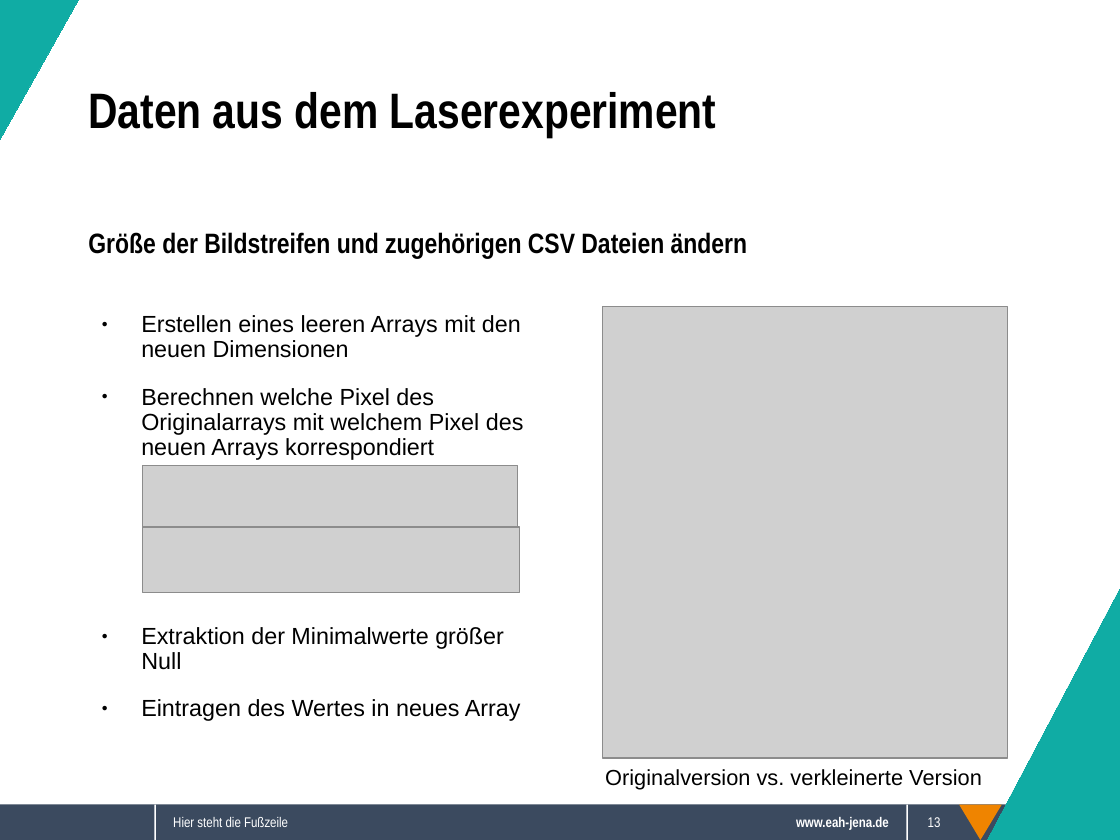
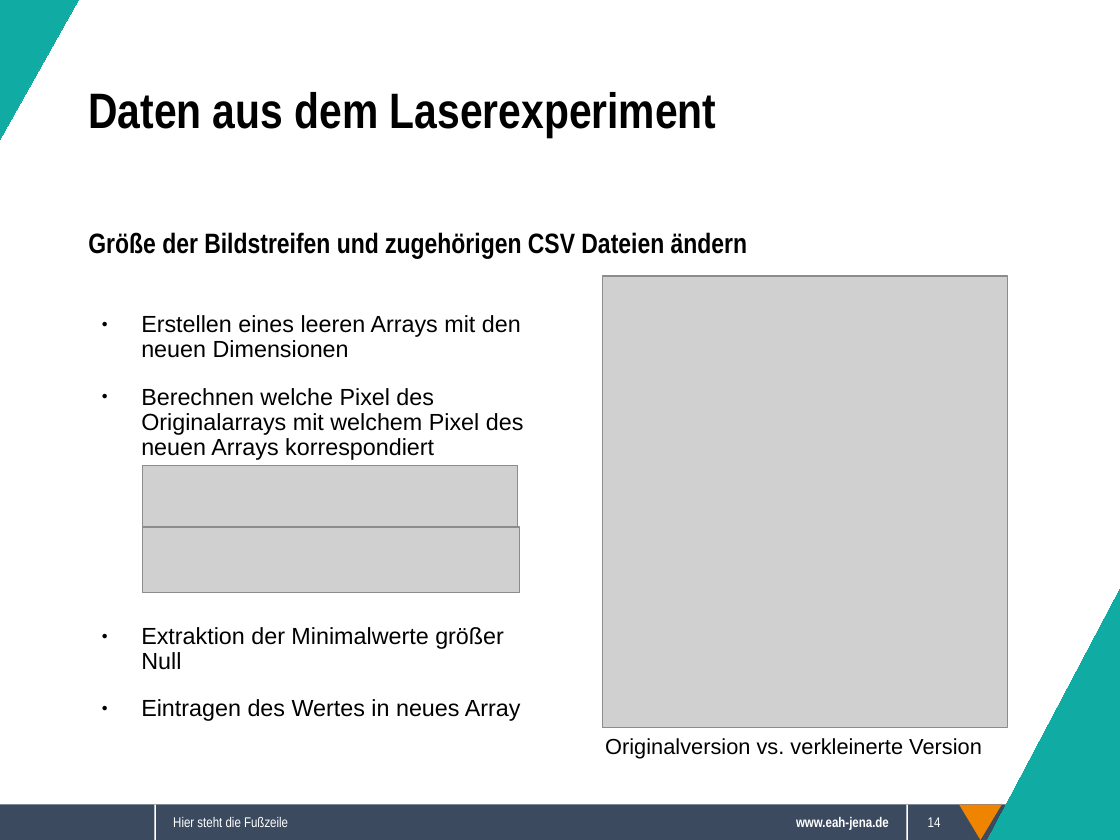
Before and after one commit to Sappy5053/Komplexpraktikum, a slide deck: slide 14 of Präsentation.odp (slide 13 before the commit). Drawn at 1120x840 pixels with LibreOffice and Linux fonts; fonts in the diff are those of the drawing; grey boxes stand for pictures; background and template pictures are left out. Boxes give left, top, right and bottom in pixels: in the first picture for what was removed or moved away, otherwise in the second. Text is boxed around its words. In the diff, an @@ line names an element or a change of style, - is before the commit and + after.

```diff
--- a/Präsentation.odp
+++ b/Präsentation.odp
@@ picture moved from (x1=603, y1=307, x2=1008, y2=758) to (x1=603, y1=276, x2=1008, y2=727) @@
@@ text "Originalversion vs. verkleinerte Version" moved from (x1=605, y1=769, x2=982, y2=790) to (x1=605, y1=738, x2=982, y2=759) @@
@@ page number at (x1=928, y1=817, x2=941, y2=827): text changed @@
-13
+14
```
Also in this commit, not shown: 9 other slides changed, 1 slide added, 2 other files.
